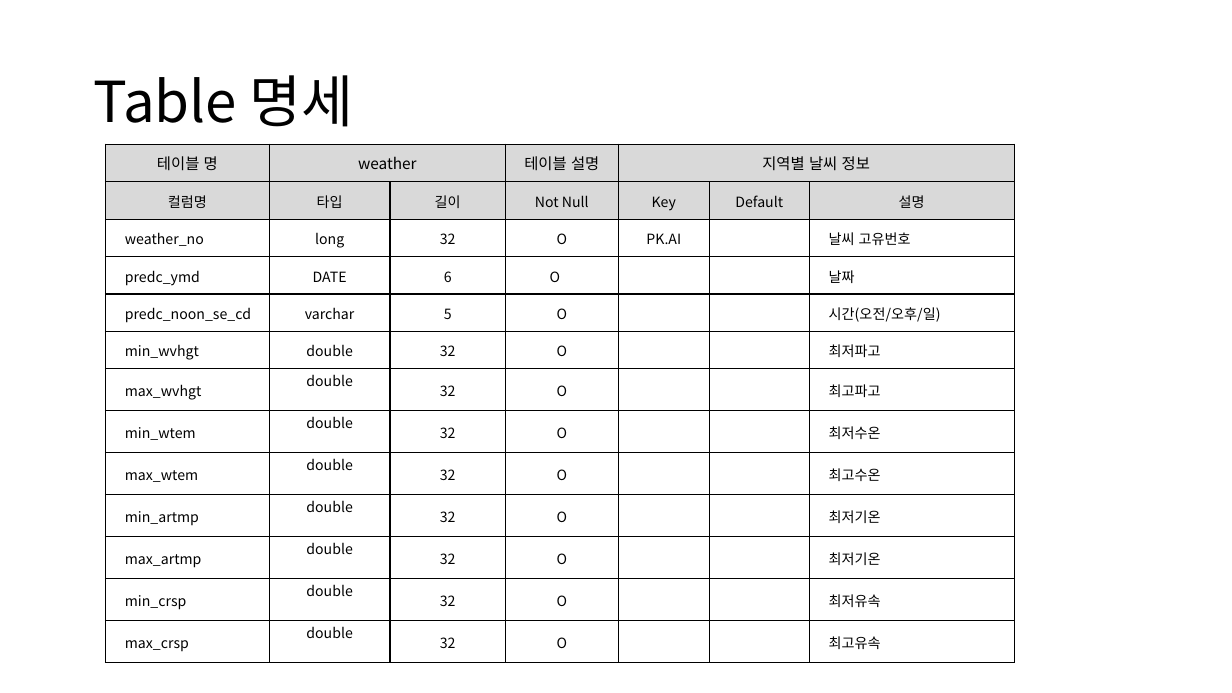
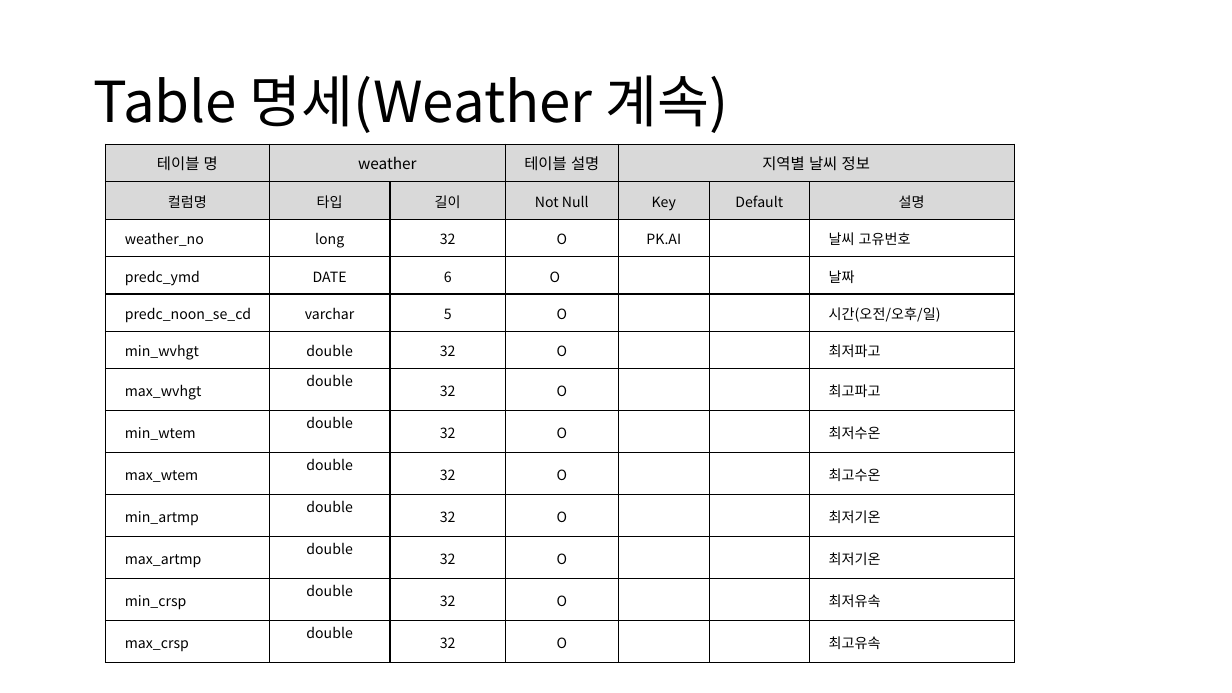
Before and after one commit to sujidaddy/workspace_miniproject, a slide deck: slide 63 of 미니프로젝트계획서제출용.pptx (slide 60 before the commit). Drawn at 1232x693 pixels with LibreOffice and Linux fonts; fonts in the diff are those of the drawing. Boxes give left, top, right and bottom in pixels: in the first picture for what was removed or moved away, otherwise in the second. Text is boxed around its words. In the diff, an @@ line names an element or a change of style, - is before the commit and + after.

```diff
--- a/미니프로젝트계획서제출용.pptx
+++ b/미니프로젝트계획서제출용.pptx
@@ title at [94, 75, 729, 133]: text changed @@
-Table 명세
+Table 명세(Weather 계속)
```
Also in this commit, not shown: 10 other slides changed, 5 slides added, 5 other files.
